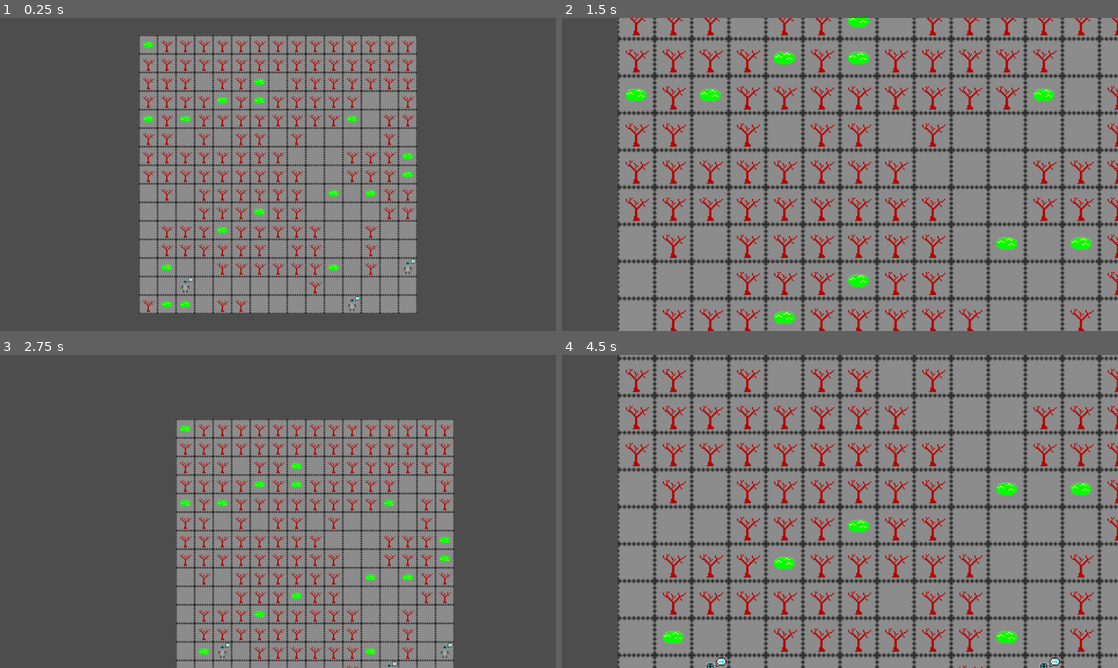
Above: before the commit, frames 1-4 (two rows, left to right).
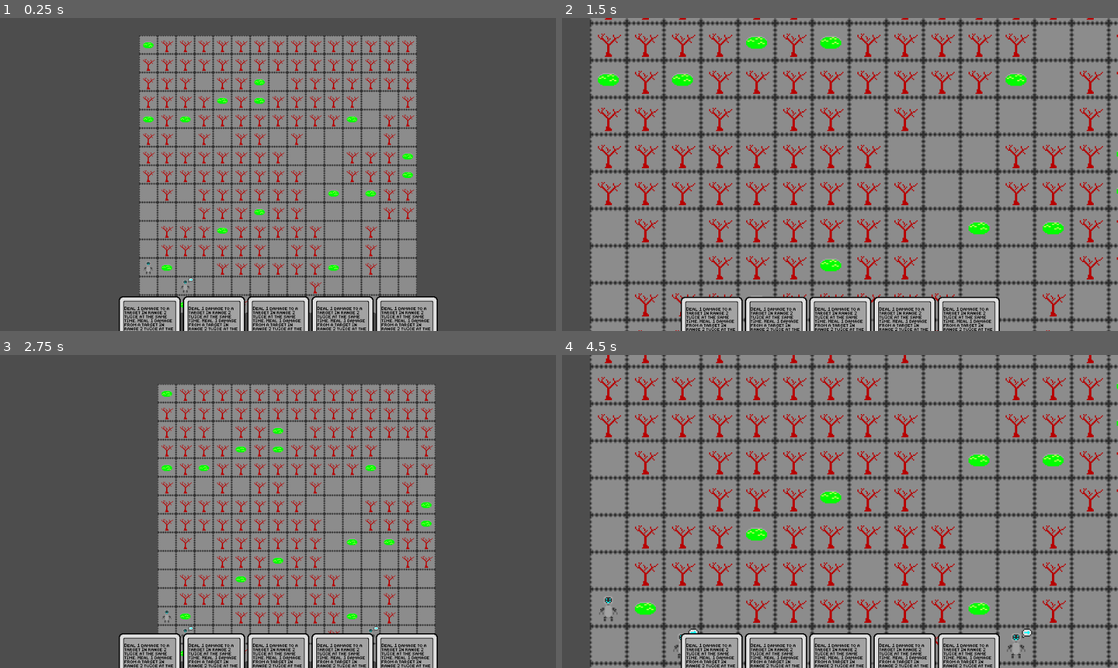
Above: after the commit, the same moments.

Repository: CattacoCattaco/strategy-deckbuilder-roguelike
Game: Godot game, scene res://tile_grid/tile_grid.tscn
Two runs of this game, one before a commit and one after it. Both use one fixed random seed, a clock stepped at 60 frames per second and the inputs below.
Inputs (mouse positions are in pixels of both pictures, inside the frame that each line leads up to):
- Up to frame 1 (0.25 s): no input
- Up to frame 2 (1.5 s): tap Enter at 0.5 s; move the mouse to (962, 158) at 0.52 s; hold Right 0.53-1.25 s; hold Z (zoom) 0.53-1.25 s; click (962, 158) at 0.67 s; tap Space at 1.25 s; drag from (728, 190) to (812, 237) at 1.27 s
- Up to frame 3 (2.75 s): tap Enter at 2 s; move the mouse to (333, 442) at 2.02 s; hold Right from 2.03 s (still down); hold Z (zoom) from 2.03 s (still down); tap Alt at 2.1 s; click (333, 442) at 2.17 s
- Up to frame 4 (4.5 s): release Right at 2.75 s; release Z (zoom) at 2.75 s; tap Space at 2.75 s; drag from (812, 574) to (673, 464) at 2.77 s; tap Enter at 3.5 s; move the mouse to (1006, 558) at 3.52 s; hold Left 3.53-4.25 s; hold Z (zoom) 3.53-4.25 s; click (1006, 558) at 3.67 s; drag from (673, 464) to (756, 433) at 4.27 s

The runs differ from the first frame. In frame 1, 4.8% of the frame differs, in the area x 21-79%, y 76-100%; in frame 2, 45%; in frame 3, 25%; in frame 4, 47%, in the area x 5-100%, y 0-100%.

Commit message:
Create Hand
Created hand which holds all of the player's cards

Diff:
--- a/camera/draggable_camera.gd
+++ b/camera/draggable_camera.gd
@@ -2,26 +2,22 @@
 extends Camera2D
 
 @export var tile_grid: TileGrid
+@export var full_screen_ui: Control
 
 
 func _input(event: InputEvent) -> void:
 	if event is InputEventMouseMotion:
 		if Input.is_mouse_button_pressed(MOUSE_BUTTON_LEFT):
-			position -= event.relative
+			var scale_factor: Vector2 = tile_grid.scale
+
+			position -= event.relative / scale_factor
 
 			if tile_grid:
 				fit_pos_to_bounds(tile_grid.get_camera_bounds())
-	elif event is InputEventKey:
-		if event.is_action_pressed("zoom"):
-			print(zoom)
-			if zoom == Vector2(1, 1):
-				zoom = Vector2(2, 2)
-			else:
-				zoom = Vector2(1, 1)
 
 
 func fit_pos_to_bounds(bounds: Rect2) -> void:
-	var half_view_size: Vector2 = get_viewport_rect().size / zoom / 2
+	var half_view_size: Vector2 = get_viewport_rect().size / 2
 	var view_top_left: Vector2 = position - half_view_size
 	var view_bottom_right: Vector2 = position + half_view_size
 
--- a/card/card.gd
+++ b/card/card.gd
@@ -1,7 +1,7 @@
 class_name Card
 extends Control
 
-
+@export var card_frame: Sprite2D
 @export var effect_label: Label
 @export var modifier_slots: Array[Sprite2D]
 @export var range_label: Label
@@ -9,6 +9,8 @@
 
 @export var effect_range: int
 @export var effect_size: int
+
+var hand: Hand
 
 var modifiers: Array[Modifier] = [
 	Modifier.Heal.new(),
@@ -21,6 +23,23 @@
 
 func _ready() -> void:
 	load_data()
+
+	if hand:
+		mouse_entered.connect(hand._hovered_over)
+		mouse_exited.connect(hand._check_unhovered)
+
+		mouse_entered.connect(_hover)
+		mouse_exited.connect(_unhover)
+
+
+func _hover() -> void:
+	var tween: Tween = create_tween()
+	tween.tween_property(card_frame, "position", Vector2(0, -65), 0.5)
+
+
+func _unhover() -> void:
+	var tween: Tween = create_tween()
+	tween.tween_property(card_frame, "position", Vector2(0, 0), 0.5)
 
 
 func load_data() -> void:
--- a/card/card.tscn
+++ b/card/card.tscn
@@ -16,11 +16,12 @@
 font = ExtResource("2_trrkg")
 font_size = 8
 
-[node name="Card" type="Control" node_paths=PackedStringArray("effect_label", "modifier_slots", "range_label", "effect_size_label")]
+[node name="Card" type="Control" node_paths=PackedStringArray("card_frame", "effect_label", "modifier_slots", "range_label", "effect_size_label")]
 custom_minimum_size = Vector2(107, 180)
 layout_mode = 3
 anchors_preset = 0
 script = ExtResource("1_fdnr0")
+card_frame = NodePath("Card")
 effect_label = NodePath("Card/EffectLabel")
 modifier_slots = [NodePath("Card/Modifier1"), NodePath("Card/Modifier2"), NodePath("Card/Modifier3"), NodePath("Card/Modifier4"), NodePath("Card/Modifier5")]
 range_label = NodePath("Card/RangeLabel")
--- /dev/null
+++ b/card/hand/hand.gd
@@ -0,0 +1,47 @@
+class_name Hand
+extends HBoxContainer
+
+@export var card_scene: PackedScene
+
+@export var ui: Control
+
+var cards: Array[Card]
+
+
+func _ready() -> void:
+	mouse_entered.connect(_hovered_over)
+	mouse_exited.connect(_check_unhovered)
+
+	for i in range(5):
+		draw_card()
+
+
+func _hovered_over() -> void:
+	var tween: Tween = create_tween()
+	tween.tween_method(set_bottom_offset, get_bottom_offset(), 65, 0.5)
+
+
+func _check_unhovered() -> void:
+	if Rect2(Vector2.ZERO, size).has_point(get_local_mouse_position()):
+		# Hovered over card, didn't actually leave
+		return
+
+	var tween: Tween = create_tween()
+	tween.tween_method(set_bottom_offset, get_bottom_offset(), 120, 0.5)
+
+
+func set_bottom_offset(offset: int) -> void:
+	set_offset(SIDE_BOTTOM, offset)
+
+
+func get_bottom_offset() -> int:
+	return roundi(get_offset(SIDE_BOTTOM))
+
+
+func draw_card() -> void:
+	var card: Card = card_scene.instantiate()
+
+	card.hand = self
+
+	cards.append(card)
+	add_child(card)
--- a/tile_grid/level_builder/level_builder.gd
+++ b/tile_grid/level_builder/level_builder.gd
@@ -53,7 +53,7 @@
 				[Vector2i(0, 1), Vector2i(1, 0), Vector2i(0, -1), Vector2i(-1, 0)].pick_random())
 
 	#for pos in designated_movement_region:
-		#var tile: Tile = tile_grid.tiles[pos.x][pos.y]
+		#var tile: Tile = tile_grid.get_tile(pos.x, pos.y)
 		#tile.add_object(movement_region_object_data)
 
 	var clump_count: int
@@ -78,7 +78,7 @@
 		var pos: Vector2i = untouched_cells[start_pos_index]
 		untouched_cells.remove_at(start_pos_index)
 
-		var tile: Tile = tile_grid.tiles[pos.x][pos.y]
+		var tile: Tile = tile_grid.get_tile(pos.x, pos.y)
 		tile.add_object(clump_object)
 
 		var clump_size: int
@@ -104,7 +104,7 @@
 			pos = empty_neighbors.pick_random()
 			untouched_cells.erase(pos)
 
-			tile = tile_grid.tiles[pos.x][pos.y]
+			tile = tile_grid.get_tile(pos.x, pos.y)
 			tile.add_object(clump_object)
 
 	var single_obstacle_count: int
@@ -126,7 +126,7 @@
 		var pos: Vector2i = untouched_cells[pos_index]
 		untouched_cells.remove_at(pos_index)
 
-		var tile: Tile = tile_grid.tiles[pos.x][pos.y]
+		var tile: Tile = tile_grid.get_tile(pos.x, pos.y)
 		tile.add_object(pick_random_weighted(single_obstacles, single_obstacle_weights))
 
 	var enemy_count: int = 3
@@ -135,7 +135,7 @@
 		var pos: Vector2i = designated_movement_region[pos_index]
 		designated_movement_region.remove_at(pos_index)
 
-		var tile: Tile = tile_grid.tiles[pos.x][pos.y]
+		var tile: Tile = tile_grid.get_tile(pos.x, pos.y)
 		tile.add_object(pick_random_weighted(enemies, enemy_weights))
 
 
--- a/tile_grid/round_manager/round_manager.gd
+++ b/tile_grid/round_manager/round_manager.gd
@@ -12,7 +12,7 @@
 
 	for x in range(tile_grid.size.x):
 		for y in range(tile_grid.size.y):
-			var tile: Tile = tile_grid.tiles[x][y]
+			var tile: Tile = tile_grid.get_tile(x, y)
 
 			if not tile.object:
 				continue
--- a/tile_grid/tile/tile_object/data/action_source/move_action_source.gd
+++ b/tile_grid/tile/tile_object/data/action_source/move_action_source.gd
@@ -22,9 +22,6 @@
 		if not neighbor_tile.object:
 			empty_neighbors.append(neighbor)
 
-	print(pos)
-	print(empty_neighbors)
-
 	if len(empty_neighbors) == 0:
 		next_action = []
 		next_action_targets = []
--- a/tile_grid/tile/tile_object/tile_object.gd
+++ b/tile_grid/tile/tile_object/tile_object.gd
@@ -61,8 +61,6 @@
 
 	tile.object = null
 
-	print("Moved from %s to %s" % [pos, new_pos])
-
 	pos = new_pos
 	tile = tile_grid.get_tile(pos.x, pos.y)
 	reparent(tile, false)
--- a/tile_grid/tile_grid.gd
+++ b/tile_grid/tile_grid.gd
@@ -4,6 +4,7 @@
 @export var tile_scene: PackedScene
 @export var level_builder: LevelBuilder
 @export var round_manager: RoundManager
+@export var camera: Camera2D
 
 @export var camera_padding := Vector2i(64, 64)
 
@@ -36,8 +37,22 @@
 	round_manager.start_rounds()
 
 
+func _input(event: InputEvent) -> void:
+	if event is InputEventKey:
+		if event.is_action_pressed("zoom"):
+			if scale == Vector2(1, 1):
+				camera.position *= 2
+				# Set camera scale to reciprocal of self scale so UI doesn't get scaled
+				camera.scale = Vector2(0.5, 0.5)
+				scale = Vector2(2, 2)
+			else:
+				camera.position /= 2
+				camera.scale = Vector2(1, 1)
+				scale = Vector2(1, 1)
+
+
 func has_tile(x: int, y: int) -> bool:
-	return x < size.x and y < size.y
+	return x < size.x and y < size.y and x > 0 and y > 0
 
 
 func get_tile(x: int, y: int) -> Tile:
@@ -49,7 +64,7 @@
 	var top_left: Vector2 = -bottom_right
 
 	var bounds := Rect2()
-	bounds.position = top_left - Vector2(camera_padding)
-	bounds.size = Vector2(size * 32 + camera_padding * 2)
+	bounds.position = top_left * scale - Vector2(camera_padding)
+	bounds.size = Vector2(size * 32 * Vector2i(scale) + camera_padding * 2)
 
 	return bounds
--- a/tile_grid/tile_grid.tscn
+++ b/tile_grid/tile_grid.tscn
@@ -10,12 +10,15 @@
 [ext_resource type="Resource" uid="uid://ccciw1ve4yhmy" path="res://tile_grid/tile/tile_object/data/objects/tree.tres" id="6_pf1a3"]
 [ext_resource type="Script" uid="uid://drke1av0c1b7k" path="res://tile_grid/round_manager/round_manager.gd" id="8_5axyk"]
 [ext_resource type="Resource" uid="uid://bx23711k3y2hb" path="res://tile_grid/tile/tile_object/data/objects/enemy.tres" id="8_gcgwy"]
+[ext_resource type="PackedScene" uid="uid://b2b416pbggqo4" path="res://card/card.tscn" id="11_d6b8m"]
+[ext_resource type="Script" uid="uid://bji1oaue4cmst" path="res://card/hand/hand.gd" id="11_pawdl"]
 
-[node name="TileGrid" type="Node2D" node_paths=PackedStringArray("level_builder", "round_manager")]
+[node name="TileGrid" type="Node2D" node_paths=PackedStringArray("level_builder", "round_manager", "camera")]
 script = ExtResource("1_slx1t")
 tile_scene = ExtResource("2_fwkuo")
 level_builder = NodePath("LevelBuilder")
 round_manager = NodePath("RoundManager")
+camera = NodePath("DraggableCamera")
 
 [node name="LevelBuilder" type="Node2D" parent="." node_paths=PackedStringArray("tile_grid")]
 script = ExtResource("3_tunm5")
@@ -33,6 +36,33 @@
 script = ExtResource("8_5axyk")
 tile_grid = NodePath("..")
 
-[node name="DraggableCamera" type="Camera2D" parent="." node_paths=PackedStringArray("tile_grid")]
+[node name="DraggableCamera" type="Camera2D" parent="." node_paths=PackedStringArray("tile_grid", "full_screen_ui")]
 script = ExtResource("3_gjkwh")
 tile_grid = NodePath("..")
+full_screen_ui = NodePath("UI")
+
+[node name="UI" type="Control" parent="DraggableCamera"]
+z_index = 10
+custom_minimum_size = Vector2(960, 540)
+layout_mode = 3
+anchors_preset = 15
+anchor_right = 1.0
+anchor_bottom = 1.0
+grow_horizontal = 2
+grow_vertical = 2
+size_flags_horizontal = 3
+size_flags_vertical = 3
+
+[node name="Hand" type="HBoxContainer" parent="DraggableCamera/UI" node_paths=PackedStringArray("ui")]
+layout_mode = 1
+anchors_preset = -1
+anchor_left = 0.5
+anchor_top = 1.0
+anchor_right = 0.5
+anchor_bottom = 1.0
+offset_bottom = 120.0
+grow_horizontal = 2
+grow_vertical = 0
+script = ExtResource("11_pawdl")
+card_scene = ExtResource("11_d6b8m")
+ui = NodePath("..")
Not shown, added: card/hand/hand.gd.uid
Not shown: 1 places in tile_grid/tile_grid.tscn that only renumber resources
